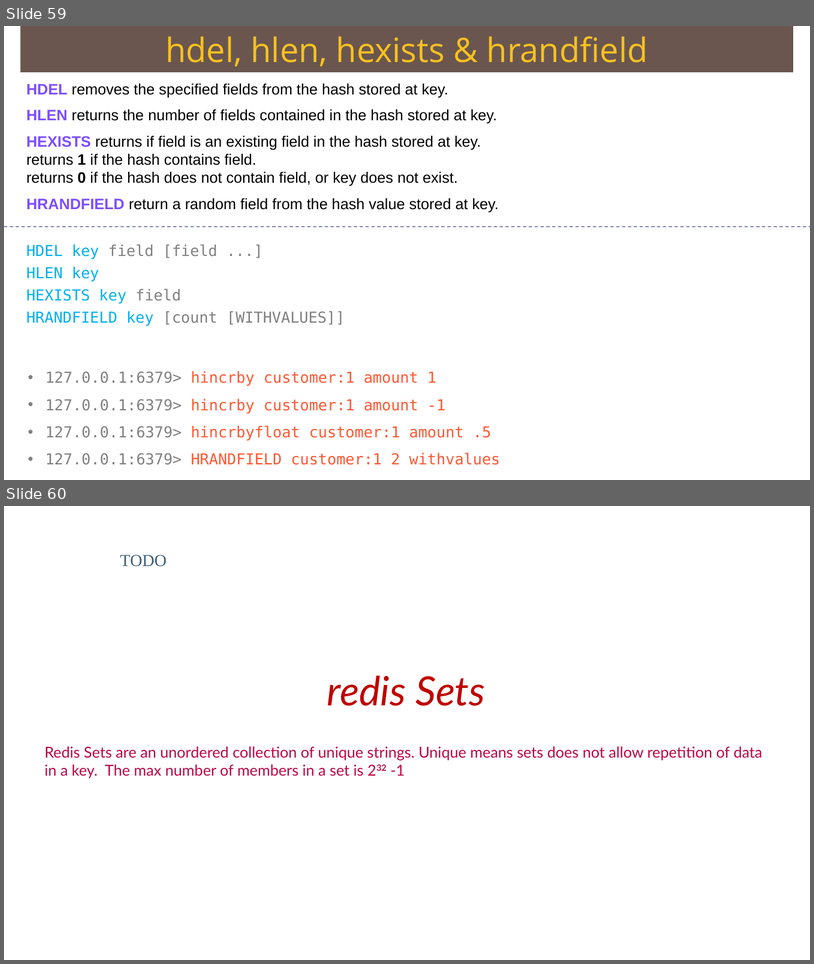
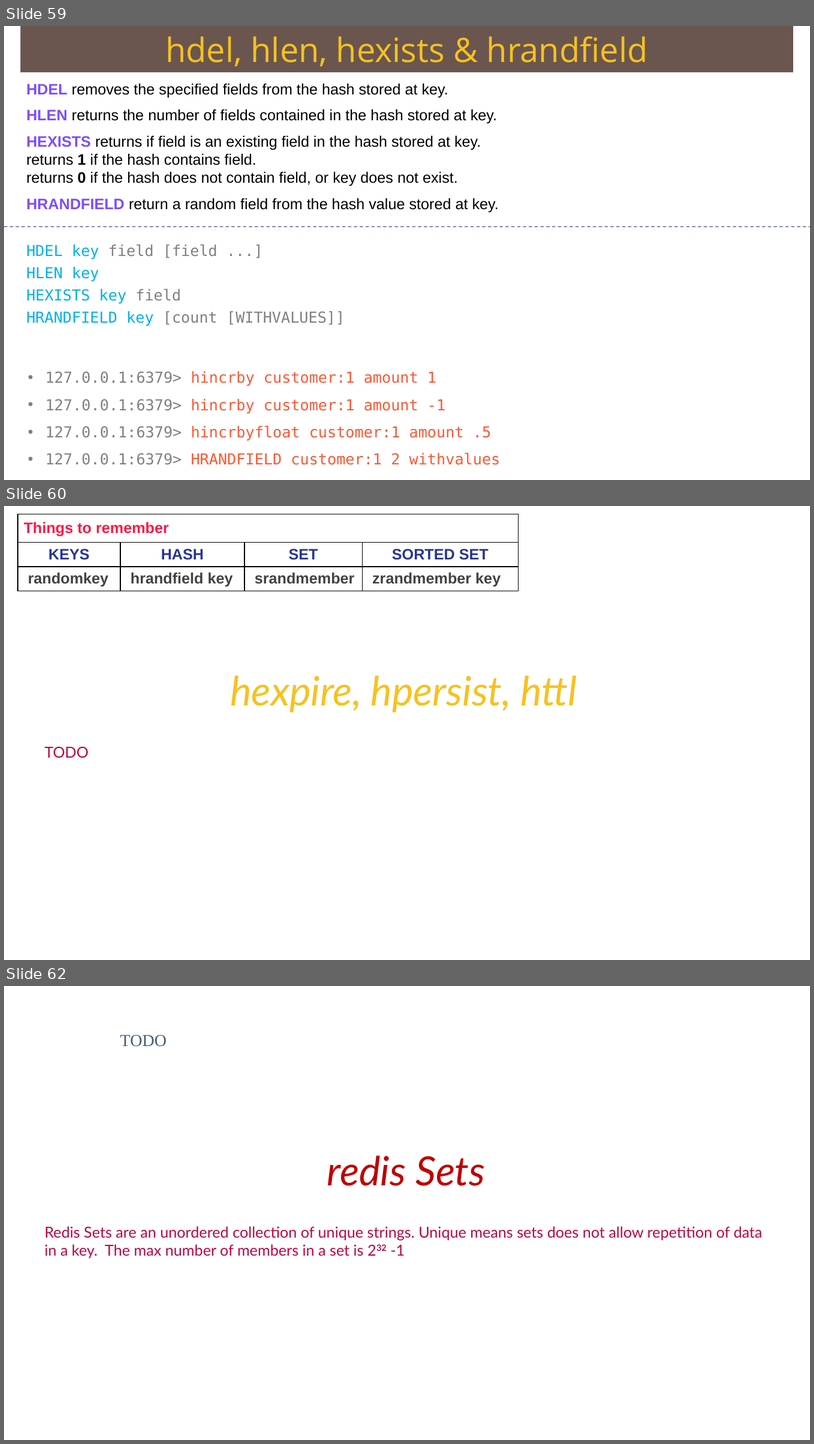
Before and after one commit to Saleel-Bagde/PPT-s, a slide deck: redis Ver2.pptx. Shown one above the other, each under a label of ours: slides 59 and 60 before the commit, slides 59, 60 and 62 after it; the slides between them are not shown. The pictures are 814x964 and 814x1444 pixels, drawn with LibreOffice and Linux fonts; fonts in the diff are those of the drawing. Boxes give left, top, right and bottom in pixels: in the first picture for what was removed or moved away, otherwise in the second. Text is boxed around its words. In the diff, an @@ line names an element or a change of style, - is before the commit and + after.

```diff
--- a/redis Ver2.pptx
+++ b/redis Ver2.pptx
@@ slide 60 added at (4,506,810,960), background #FFFFFF @@
@@ table added at (18,514,519,591), 3 rows, 4 columns @@
+Things to remember |  |  | 
+KEYS | HASH | SET | SORTED SET
+randomkey | hrandfield key | srandmember | zrandmember key
@@ text added at (230,675,577,712), 48 pt, text #F7C120, italic @@
+hexpire, hpersist, httl
@@ text added at (45,746,89,758), 18 pt, text #BB0643 @@
+TODO
@@ what was slide 60 is now slide 62 @@
```
Also in this commit, not shown: 1 slide changed, 1 other slide added.
